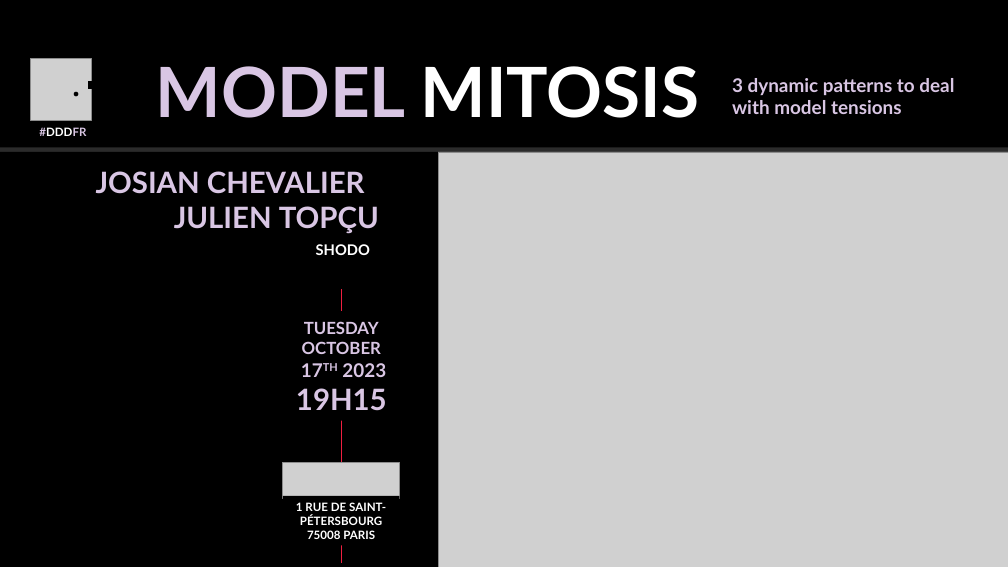
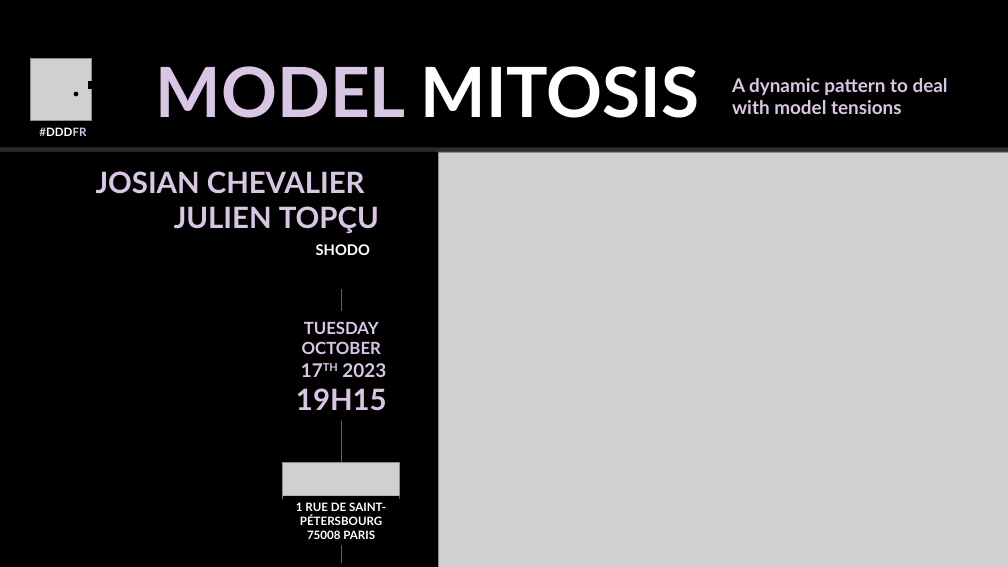
Before and after one commit to DDD-FR/DDD-FR-meetups, a slide deck: slide 1 of 2023-10-17-Model Mitosis/ModelMitosis.pptx. Drawn at 1008x567 pixels with LibreOffice and Linux fonts; fonts in the diff are those of the drawing; grey boxes stand for pictures; background and template pictures are left out; a plain dark background stands for a picture behind light text. Boxes give left, top, right and bottom in pixels: in the first picture for what was removed or moved away, otherwise in the second. Text is boxed around its words. In the diff, an @@ line names an element or a change of style, - is before the commit and + after.

```diff
--- a/2023-10-17-Model Mitosis/ModelMitosis.pptx
+++ b/2023-10-17-Model Mitosis/ModelMitosis.pptx
@@ text at (x1=732, y1=78, x2=948, y2=114): text changed @@
-3 dynamic patterns to deal with model tensions
+A dynamic pattern to deal with model tensions
```
Also in this commit, not shown: 4 other files.
